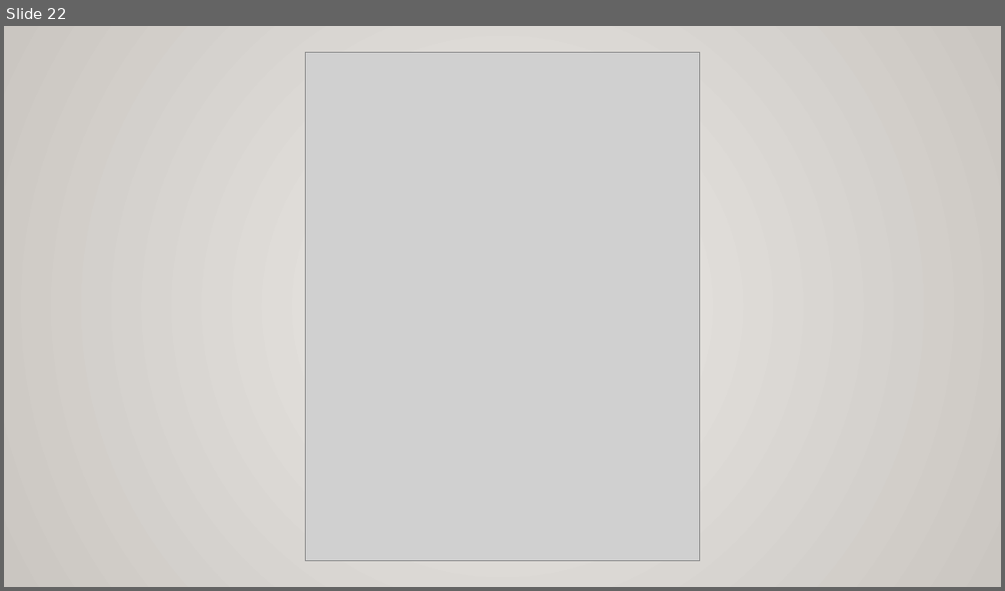
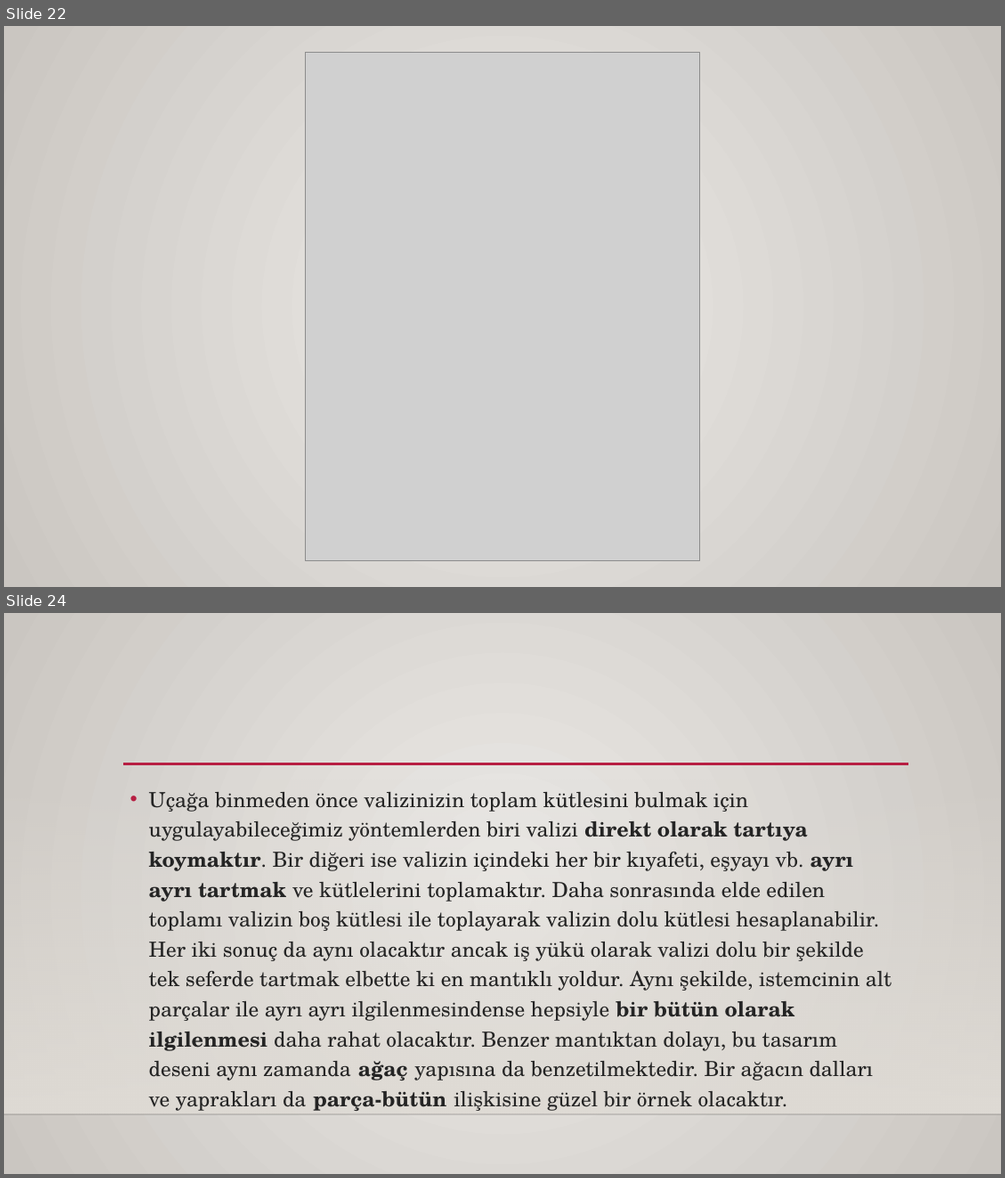
Before and after one commit to sametozalp/staj, a slide deck: design patterns.pptx. Shown one above the other, each under a label of ours: slide 22 before the commit, slides 22 and 24 after it; the slides between them are not shown. The pictures are 1005x591 and 1005x1178 pixels, drawn with LibreOffice and Linux fonts; fonts in the diff are those of the drawing; grey boxes stand for pictures; background and template pictures are left out. Boxes give left, top, right and bottom in pixels: in the first picture for what was removed or moved away, otherwise in the second. Text is boxed around its words. In the diff, an @@ line names an element or a change of style, - is before the commit and + after.

```diff
--- a/design patterns.pptx
+++ b/design patterns.pptx
@@ slide 24 added at [4,613,1001,1174], background gradient #ECEAE7 to #CAC7C1 @@
@@ line added from (123, 764) to (909, 764), #B71E42 2.5 pt @@
@@ rectangle added at [4,779,1001,1114], fill gradient #DFDBD5 @@
@@ text added at [149,792,891,1111], 20 pt, text #242424 @@
+• Uçağa binmeden önce valizinizin toplam kütlesini bulmak için uygulayabileceğimiz yöntemlerden biri valizi direkt olarak tartıya koymaktır. Bir diğeri ise valizin içindeki her bir kıyafeti, eşyayı vb. ayrı ayrı tartmak ve kütlelerini toplamaktır. Daha sonrasında elde edilen toplamı valizin boş kütlesi ile toplayarak valizin dolu kütlesi hesaplanabilir. Her iki sonuç da aynı olacaktır ancak iş yükü olarak valizi dolu bir şekilde tek seferde tartmak elbette ki en mantıklı yoldur. Aynı şekilde, istemcinin alt parçalar ile ayrı ayrı ilgilenmesindense hepsiyle bir bütün olarak ilgilenmesi daha rahat olacaktır. Benzer mantıktan dolayı, bu tasarım deseni aynı zamanda ağaç yapısına da benzetilmektedir. Bir ağacın dalları ve yaprakları da parça-bütün ilişkisine güzel bir örnek olacaktır.
@@ line added from (4, 1114) to (1001, 1114), #000001 1 pt @@
```
Also in this commit, not shown: 1 slide changed, 4 other slides added, 3 slides removed, 2 other files.
